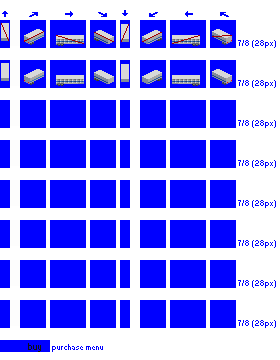
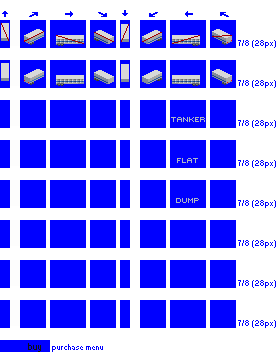
Before/after of a (280, 360) layered artwork. What changed in the layer stack:
added layer "TANKER Flat Dump" above "trailer" over [171, 117, 205, 203]
